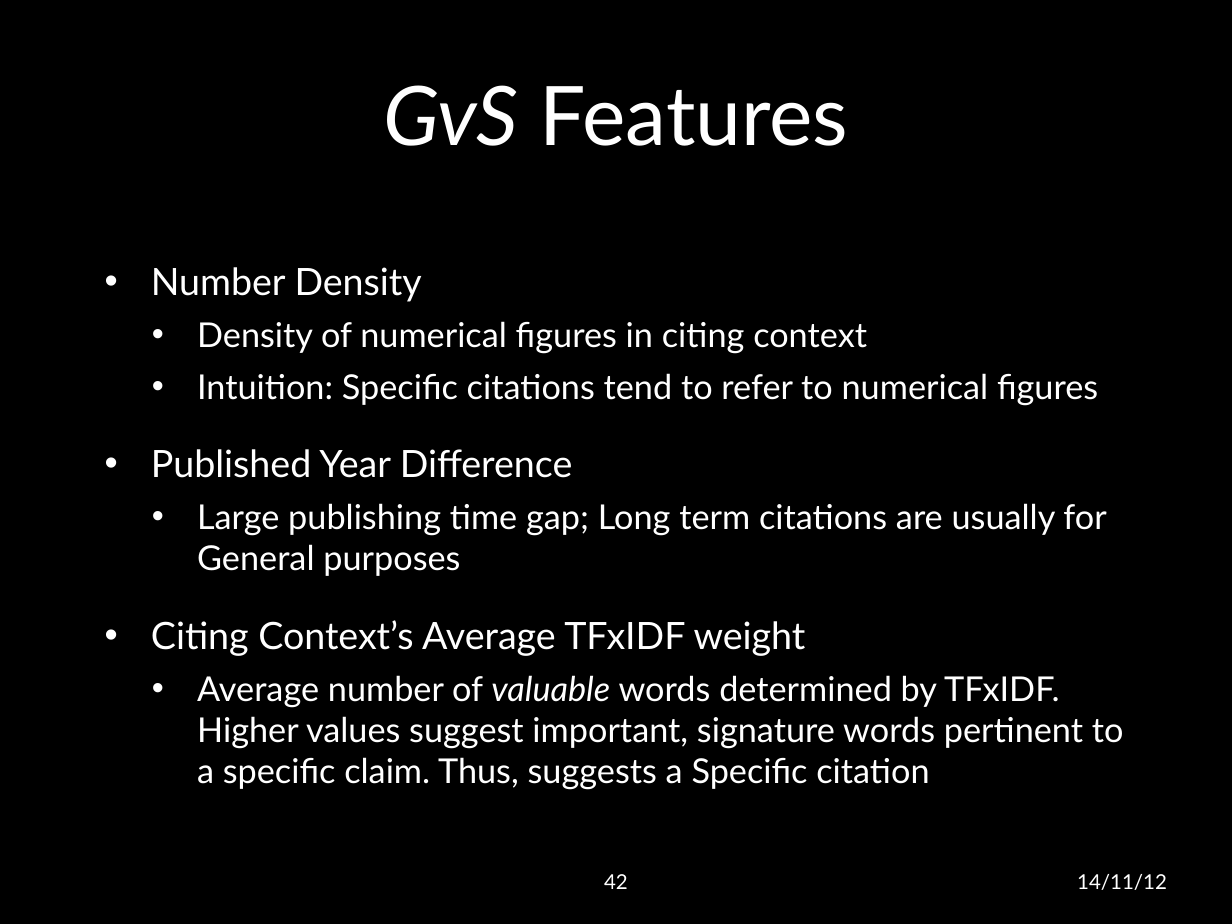
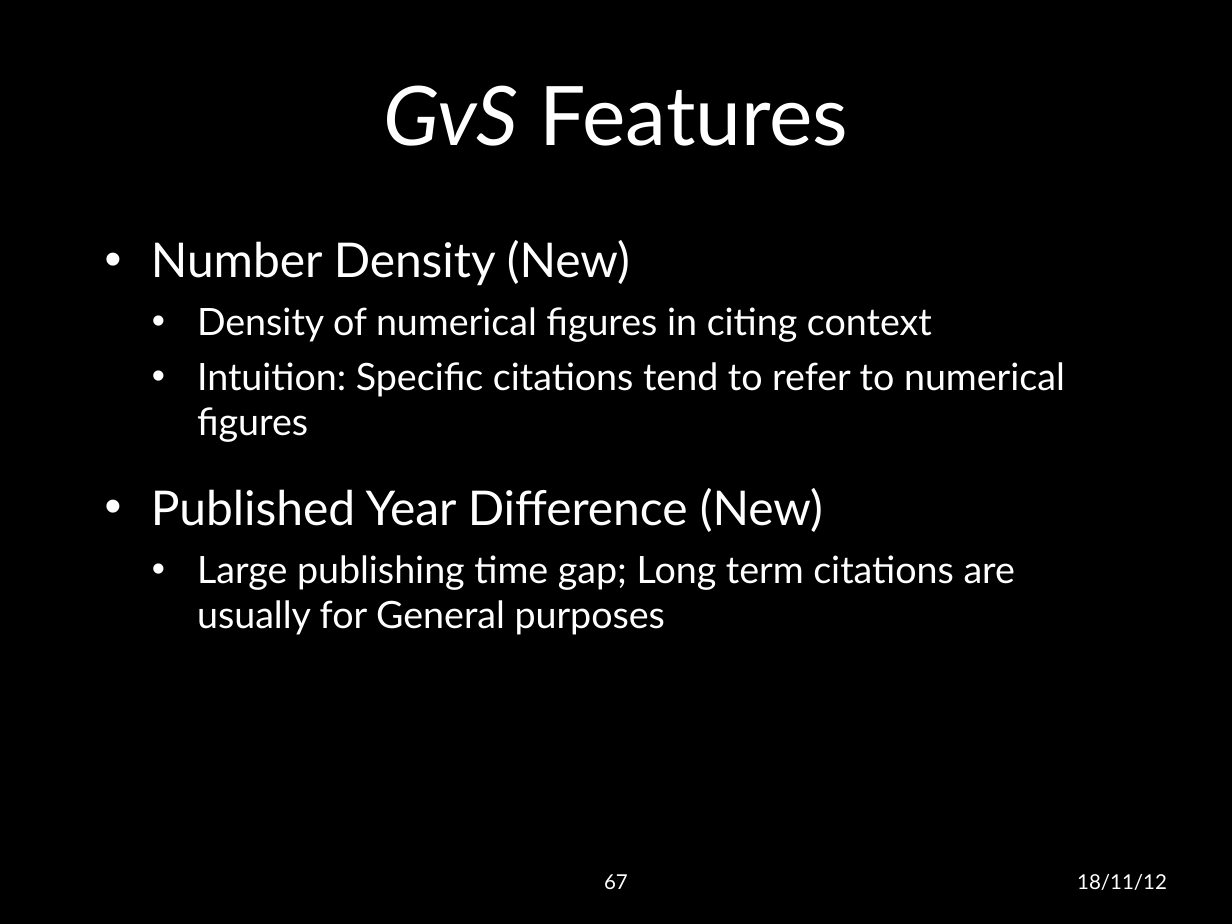
Before and after one commit to lwheng/fyp, a slide deck: slide 67 of presentation/final presentation.pptx (slide 42 before the commit). Drawn at 1232x924 pixels with LibreOffice and Linux fonts; fonts in the diff are those of the drawing; background and template pictures are left out. Boxes give left, top, right and bottom in pixels: in the first picture for what was removed or moved away, otherwise in the second. Text is boxed around its words. In the diff, an @@ line names an element or a change of style, - is before the commit and + after.

```diff
--- a/presentation/final presentation.pptx
+++ b/presentation/final presentation.pptx
@@ text "Number Density (New)": place and size @@
-text "Number Density (New)" at box(151, 267, 1124, 790)
+text "Number Density (New)" at box(151, 240, 1065, 635)
@@ text at box(151, 240, 630, 286): text changed; size 22 to 28 pt @@
-• Number Density
+• Number Density (New)
@@ text at box(197, 307, 1065, 635): size 20 to 22 pt in "Density of numerical figures in citing context", "Intuition: Specific citations tend to refer to ...", "Large publishing time gap; Long term citations ..." @@
@@ text at box(151, 488, 823, 532): text changed; size 22 to 28 pt @@
-• Published Year Difference
+• Published Year Difference (New)
@@ text at box(151, 620, 1124, 790): paragraphs removed @@
-• Citing Context’s Average TFxIDF weight
-  • Average number of valuable words determined by TFxIDF. Higher values suggest important, signature words pertinent to a specific claim. Thus, suggests a Specific citation
@@ page number at box(604, 874, 628, 889): text changed @@
-42
+67
@@ text at box(1077, 874, 1167, 890): text changed @@
-14/11/12
+18/11/12
```
Also in this commit, not shown: 58 other slides changed, 31 slides added, 4 slides removed.
